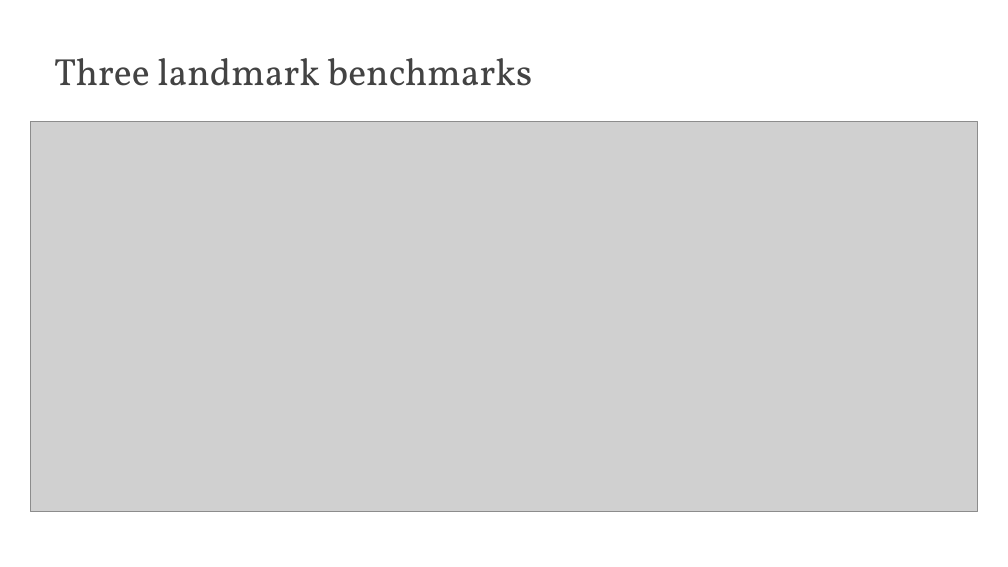
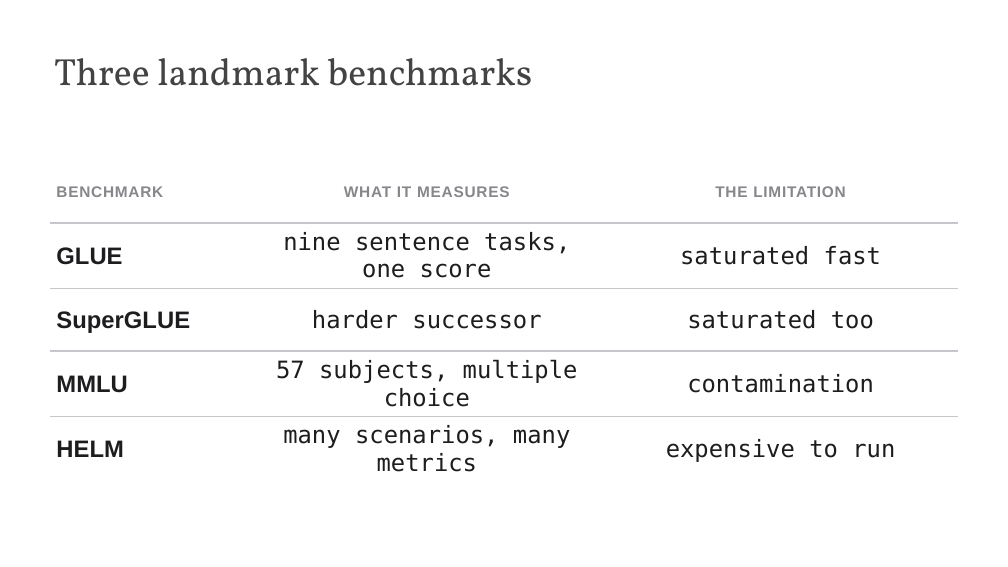
Before and after one commit to edavalosanaya/CSCI3495_NLP_LLMs_Student, a slide deck: slide 5 of weeks/week-11/class-02/lecture/slides.pptx. Drawn at 1008x567 pixels with LibreOffice and Linux fonts; fonts in the diff are those of the drawing; grey boxes stand for pictures; background and template pictures are left out. Boxes give left, top, right and bottom in pixels: in the first picture for what was removed or moved away, otherwise in the second. Text is boxed around its words. In the diff, an @@ line names an element or a change of style, - is before the commit and + after.

```diff
--- a/weeks/week-11/class-02/lecture/slides.pptx
+++ b/weeks/week-11/class-02/lecture/slides.pptx
@@ picture removed at box(30, 122, 978, 512) @@
@@ table added at box(50, 160, 958, 476), 5 rows, 3 columns @@
+BENCHMARK | WHAT IT MEASURES | THE LIMITATION
+GLUE | nine sentence tasks, one score | saturated fast
+SuperGLUE | harder successor | saturated too
+MMLU | 57 subjects, multiple choice | contamination
+HELM | many scenarios, many metrics | expensive to run
```
Also in this commit, not shown: 15 other slides changed, 19 other files.
